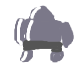
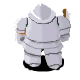
Two versions of the same layered image (80px x 80px). Layer-by-layer changes:
removed layer "新規レイヤー#1" over [14,5,74,63]
added layer "head" above "hair" over [28,3,56,24]
added layer "sholder" above "body" over [14,15,71,43]
added layer "body" above "waist" over [25,14,60,43]
added layer "waist" above "axe" over [21,34,64,56]
added layer "axe" above "arms" over [62,8,71,26]
added layer "arms" above "left-leg" over [15,26,71,45]
added layer "left-leg" above "right-leg" over [24,48,61,67]
added layer "right-leg" above "cloth" over [41,50,63,70]
added layer "cloth" above "shadow" over [15,16,69,55]
added layer "shadow" over [23,55,64,72]
